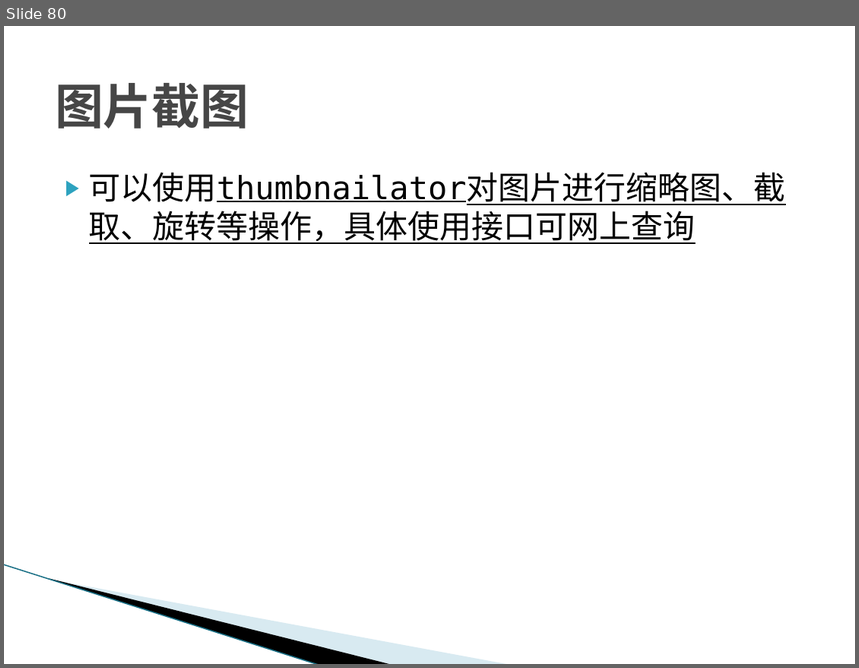
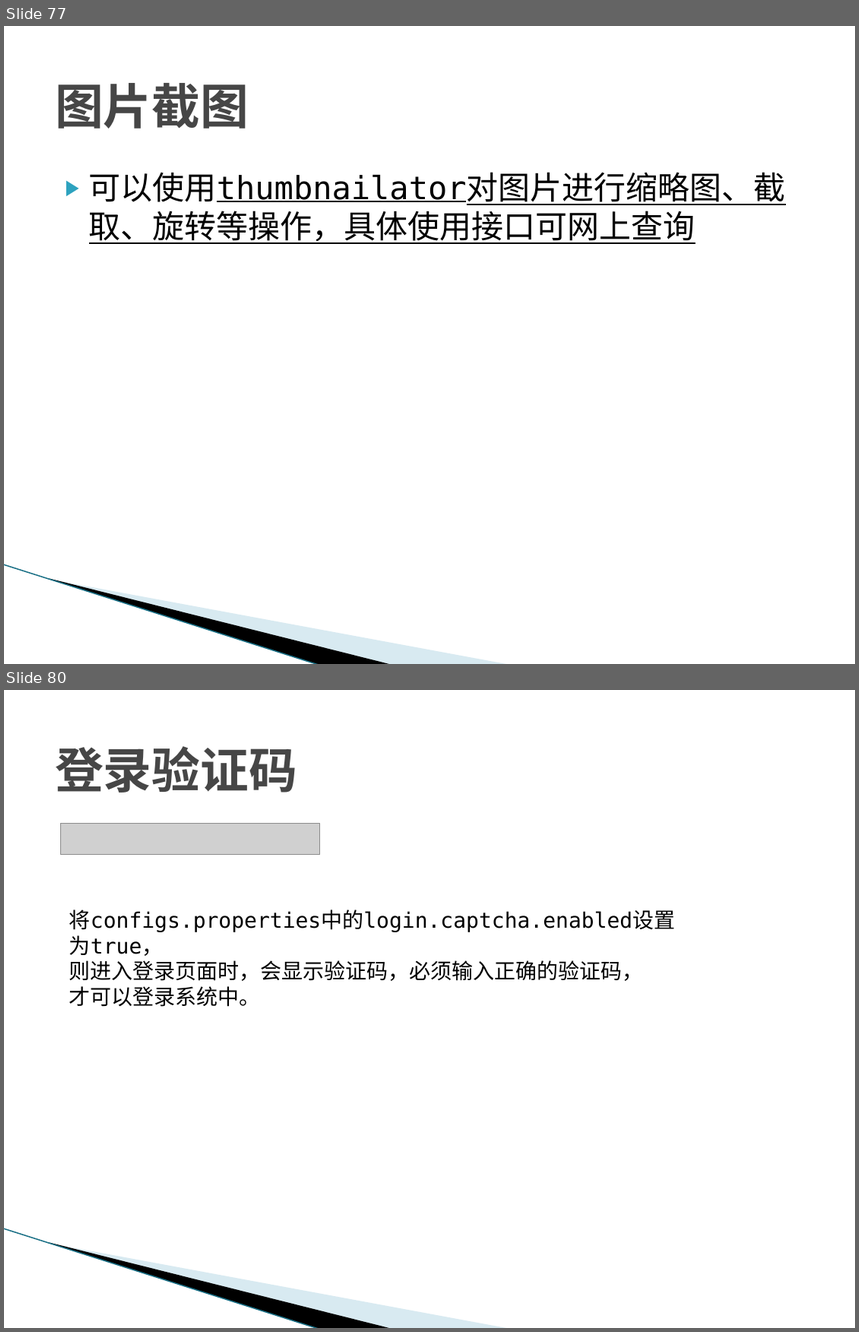
Before and after one commit to nikorliu/simbaRoot, a slide deck: doc/框架使用说明.pptx. Shown one above the other, each under a label of ours: slide 80 before the commit, slides 77 and 80 after it; the slides between them are not shown. The pictures are 859x668 and 859x1332 pixels, drawn with LibreOffice and Linux fonts; fonts in the diff are those of the drawing; grey boxes stand for pictures; background and template pictures are left out. Boxes give left, top, right and bottom in pixels: in the first picture for what was removed or moved away, otherwise in the second. Text is boxed around its words. In the diff, an @@ line names an element or a change of style, - is before the commit and + after.

```diff
--- a/doc/框架使用说明.pptx
+++ b/doc/框架使用说明.pptx
@@ slide 80 added at (4, 690, 855, 1328), background #FFFFFF; not listed: 3 template elements that a slide beside it also shows @@
@@ title added at (55, 746, 297, 793), 41 pt, text #464646, bold @@
+登录验证码
@@ picture added at (61, 824, 320, 854) @@
@@ text added at (69, 910, 675, 1007), 18 pt, text #000000 @@
+将configs.properties中的login.captcha.enabled设置为true，
+则进入登录页面时，会显示验证码，必须输入正确的验证码，
+才可以登录系统中。
@@ what was slide 80 is now slide 77 @@
```
Also in this commit, not shown: 18 slides changed, 14 other slides added, 8 slides removed, 1 other file.
